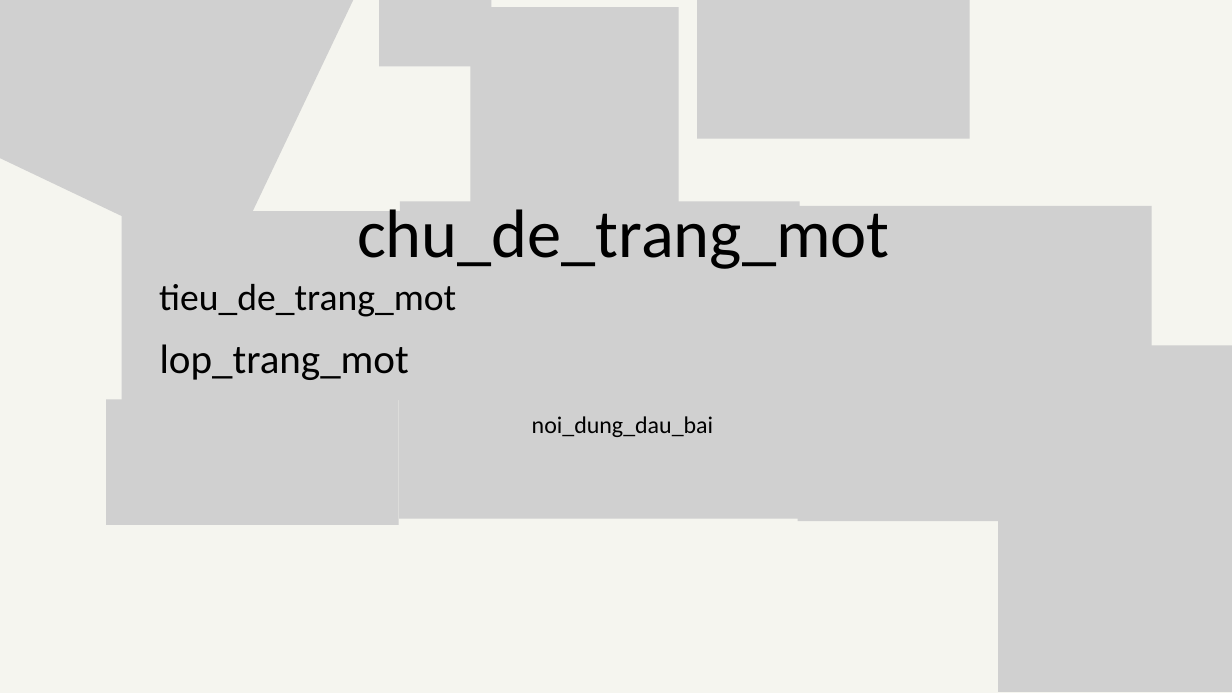
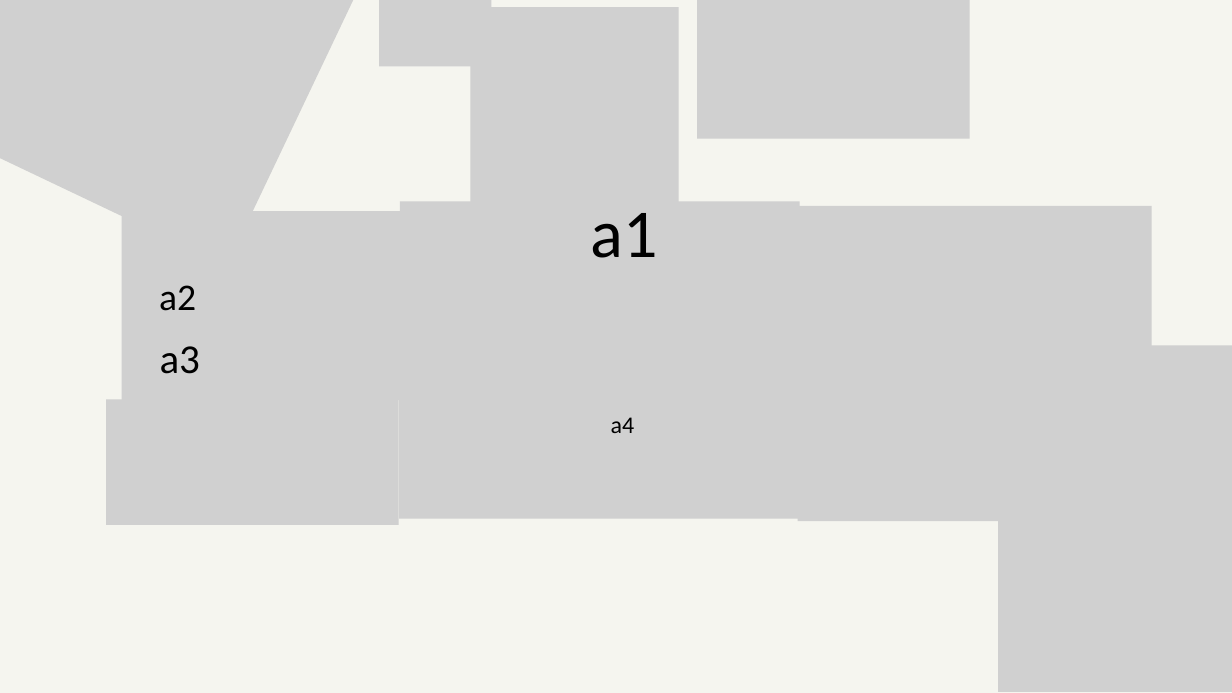
Before and after one commit to nguyennmk/MathSlides, a slide deck: slide 1 of MathSlides.Present/wwwroot/Templates/Template.pptx. Drawn at 1232x693 pixels with LibreOffice and Linux fonts; fonts in the diff are those of the drawing; grey boxes stand for pictures. Boxes give left, top, right and bottom in pixels: in the first picture for what was removed or moved away, otherwise in the second. Text is boxed around its words. In the diff, an @@ line names an element or a change of style, - is before the commit and + after.

```diff
--- a/MathSlides.Present/wwwroot/Templates/Template.pptx
+++ b/MathSlides.Present/wwwroot/Templates/Template.pptx
@@ text at (590,213,657,258): text changed @@
-chu_de_trang_mot
+a1
@@ text at (159,285,196,311): text changed @@
-tieu_de_trang_mot
+a2
@@ text at (160,346,200,374): text changed @@
-lop_trang_mot
+a3
@@ text at (611,417,635,433): text changed @@
-noi_dung_dau_bai
+a4
```
Also in this commit, not shown: 2 other slides changed, 4 other files.
